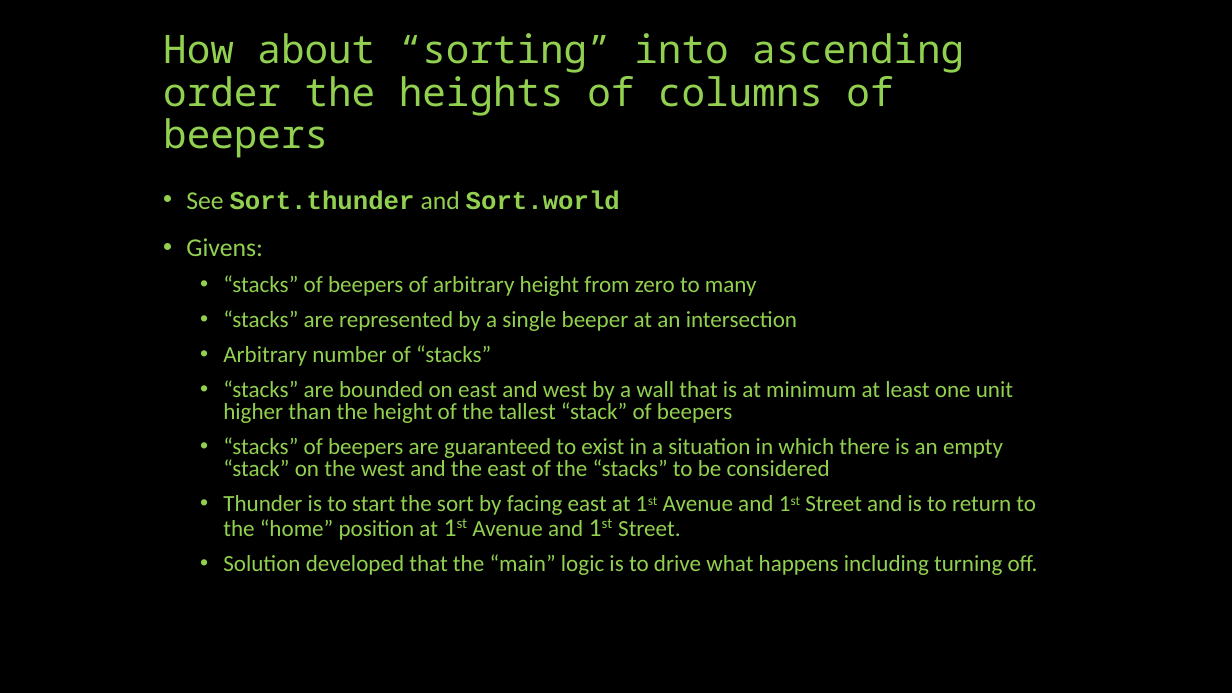
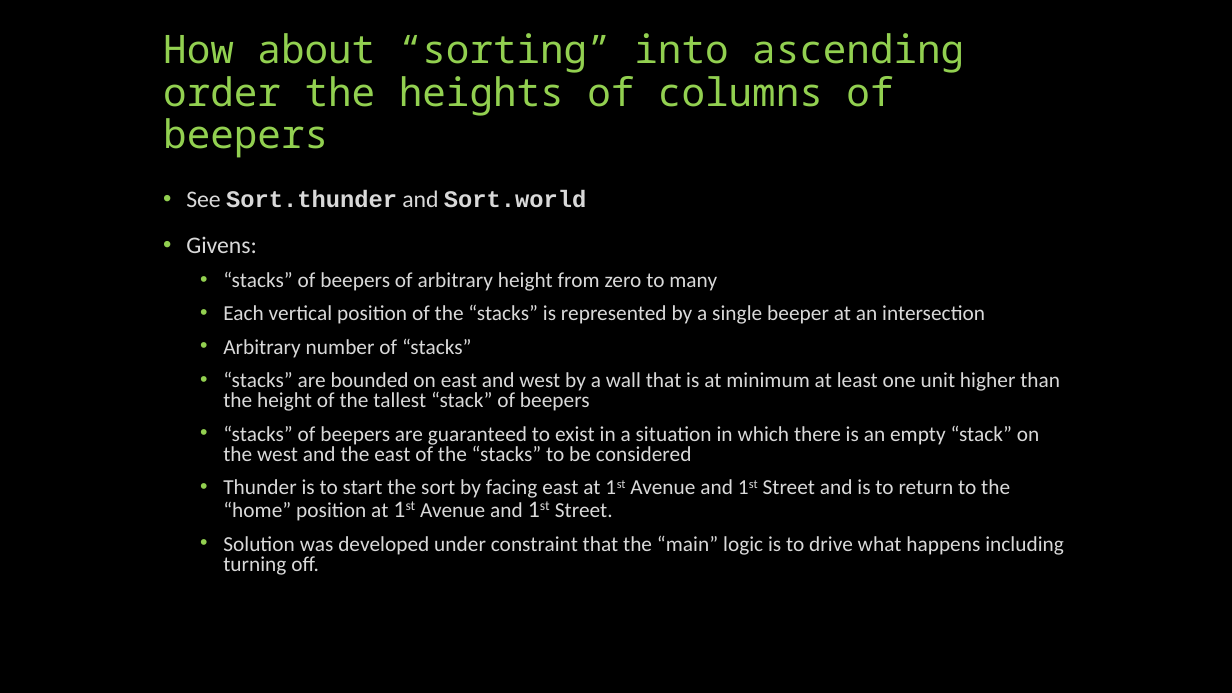
Before and after one commit to HHaiduk/thunder, a slide deck: slide 36 of Thunder_the_Robot.pptx (slide 29 before the commit). Drawn at 1232x693 pixels with LibreOffice and Linux fonts; fonts in the diff are those of the drawing. Boxes give left, top, right and bottom in pixels: in the first picture for what was removed or moved away, otherwise in the second. Text is boxed around its words. In the diff, an @@ line names an element or a change of style, - is before the commit and + after.

```diff
--- a/Thunder_the_Robot.pptx
+++ b/Thunder_the_Robot.pptx
@@ text at (186, 190, 1060, 521): size 20 to 18.5 pt in "See Sort.thunder and Sort.world", "Givens:", "1st 1st"; text colour #92D050 to #D9D9D9 in "See Sort.thunder and Sort.world", "Givens:", "“stacks” of beepers of arbitrary height from ...", "Arbitrary number of “stacks”" and 3 more places; size 18 to 16.6 pt in "“stacks” of beepers of arbitrary height from ...", "Arbitrary number of “stacks”", "“stacks” are bounded on east and west ...", "“stacks” of beepers are guaranteed to exist ..." and 1 more places @@
@@ text at (223, 305, 985, 324): text changed; size 18 to 16.6 pt; text colour #92D050 to #D9D9D9 @@
-  • “stacks” are represented by a single beeper at an intersection
+  • Each vertical position of the “stacks” is represented by a single beeper at an intersection
@@ text at (223, 536, 1064, 575): text changed; size 18 to 16.6 pt; text colour #92D050 to #D9D9D9 @@
-  • Solution developed that the “main” logic is to drive what happens including turning off.
+  • Solution was developed under constraint that the “main” logic is to drive what happens including turning off.
```
Also in this commit, not shown: 20 other slides changed, 9 slides added, 4 other files.
